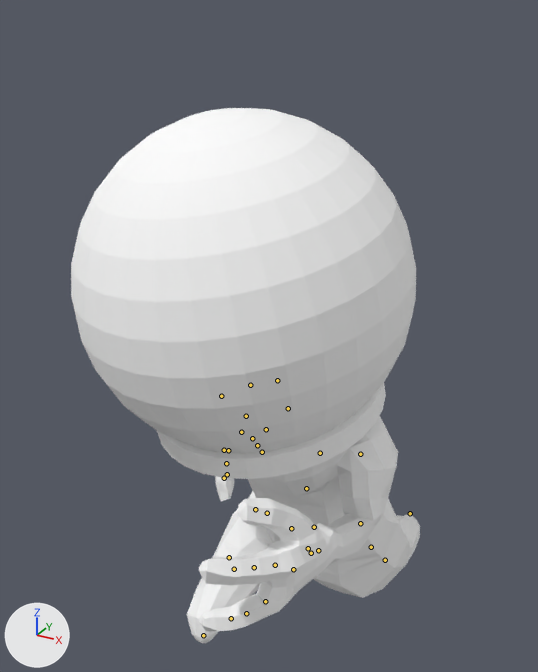
A saved change to the glTF model frontend/assets/models3d/packs/quaternius-fbx/alien_helmet.glb.
Both versions are drawn from a camera (50 mm lens) standing at (0.844, -1.854, 2.046) and looking at (-0.081, -0.171, 1.204). The axes (+X, +Y, +Z) are drawn at lower left. The lights are the same throughout. The older version comes first. Both versions are drawn at frame 21 of the action 'run'; the numbers are the values there. The bones that change, and the others that lie on the model, are drawn over the model as lines.

In view in the first picture: 'BaseAlien'.
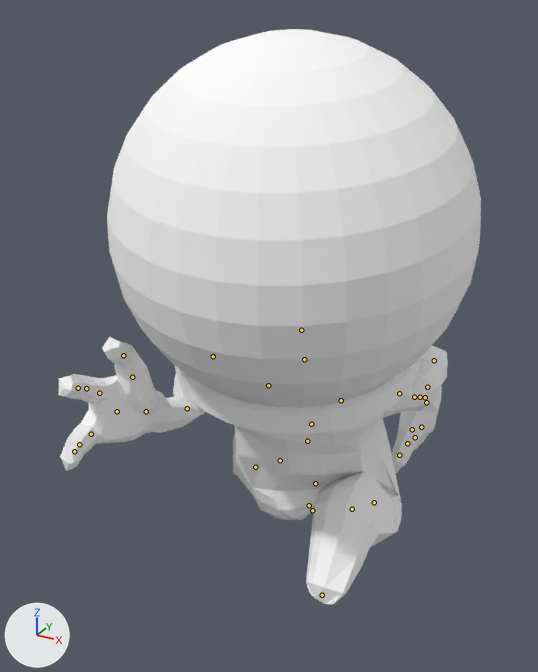
Where the change shows, as pixel boxes (x1, y1, x2, y2) in the pictures (538 x 672 px):
'BaseAlien', posed (21% wider, 7% taller): before (71, 108, 420, 643); after (59, 29, 481, 604)
bone 'Body', root to tip: before (308, 548) to (308, 548); after (309, 505) to (309, 505)
bone 'UpperLegL', root to tip: before (371, 547) to (371, 547); after (374, 502) to (374, 502)
bone 'LowerLegL', root to tip: before (385, 560) to (385, 559); after (352, 509) to (352, 509)
bone 'Torso', root to tip: before (306, 488) to (306, 488); after (307, 441) to (307, 440)
bone 'UpperArmL', root to tip: before (360, 454) to (360, 455); after (399, 393) to (400, 393)
bone 'LowerArmL', root to tip: before (360, 523) to (360, 523); after (434, 360) to (434, 360)
bone 'UpperArmR', root to tip: before (221, 396) to (222, 396); after (213, 356) to (212, 357)
bone 'LowerArmR', root to tip: before (250, 385) to (250, 385); after (187, 408) to (187, 408)
bone 'Thumb2R', root to tip: before (224, 450) to (224, 450); after (132, 377) to (132, 377)
bone 'UpperLegR', root to tip: before (255, 509) to (255, 510); after (255, 467) to (255, 467)
bone 'LowerLegR', root to tip: before (229, 557) to (228, 558); after (280, 460) to (280, 460)
bone 'FootR', root to tip: before (203, 635) to (203, 635); after (311, 424) to (311, 424)
bone 'FootL', root to tip: before (410, 513) to (410, 514); after (322, 595) to (322, 595)

What the commit changed:
Bone 'Body' (bone_body) moves from (0.0, -0.01, -0.003) to (0.0, 0.282, -0.003).
Bone 'UpperLegL' (bone_upperlegl) turns from (50, 1, 0) to (-108, 0, -2) degrees about its own x, y and z.
Bone 'LowerLegL' (bone_lowerlegl) turns from (31, 0, 0) to (51, 0, 0) degrees about its own x, y and z.
Bone 'Torso' (bone_torso) turns from (-1, -14, 7) to (0, 7, -3) degrees about its own x, y and z.
Bone 'UpperArmL' (bone_upperarml) turns from (-75, -37, 0) to (20, 99, 87) degrees about its own x, y and z.
Bone 'LowerArmL' (bone_lowerarml) turns from (-6, -25, -67) to (-2, -28, -62) degrees about its own x, y and z.
Bone 'UpperArmR' (bone_upperarmr) turns from (-59, -58, -12) to (-76, 36, -12) degrees about its own x, y and z.
Bone 'LowerArmR' (bone_lowerarmr) turns from (12, 23, 56) to (5, 21, 86) degrees about its own x, y and z.
Bone 'Thumb2R' (bone_thumb2r) turns from (-34, -27, 17) to (0, 0, 0) degrees about its own x, y and z.
Bone 'UpperLegR' (bone_upperlegr) turns from (-58, 1, -1) to (76, 0, 0) degrees about its own x, y and z.
Bone 'LowerLegR' (bone_lowerlegr) turns from (-8, 0, 0) to (32, 0, 0) degrees about its own x, y and z.
Bone 'FootR' (bone_footr) moves from (0.0, 0.598, 0.302) to (0.0, -0.735, 0.913).
Bone 'FootL' (bone_footl) moves from (0.0, -0.646, 0.518) to (0.0, 0.654, 0.977).
Bone 'FootL' (bone_footl) turns from (-94, 0, 0) to (-112, 0, 0) degrees about its own x, y and z.
